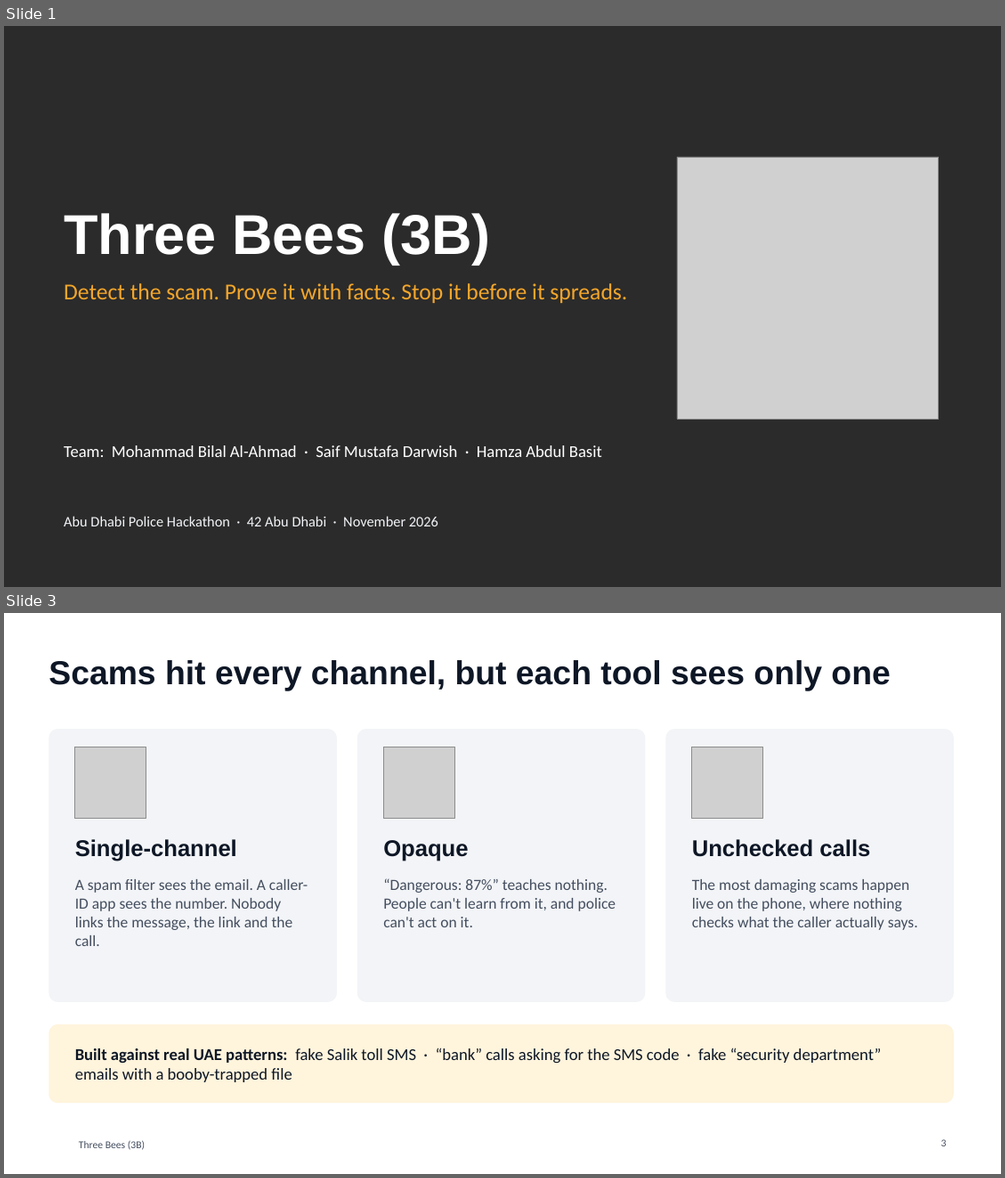
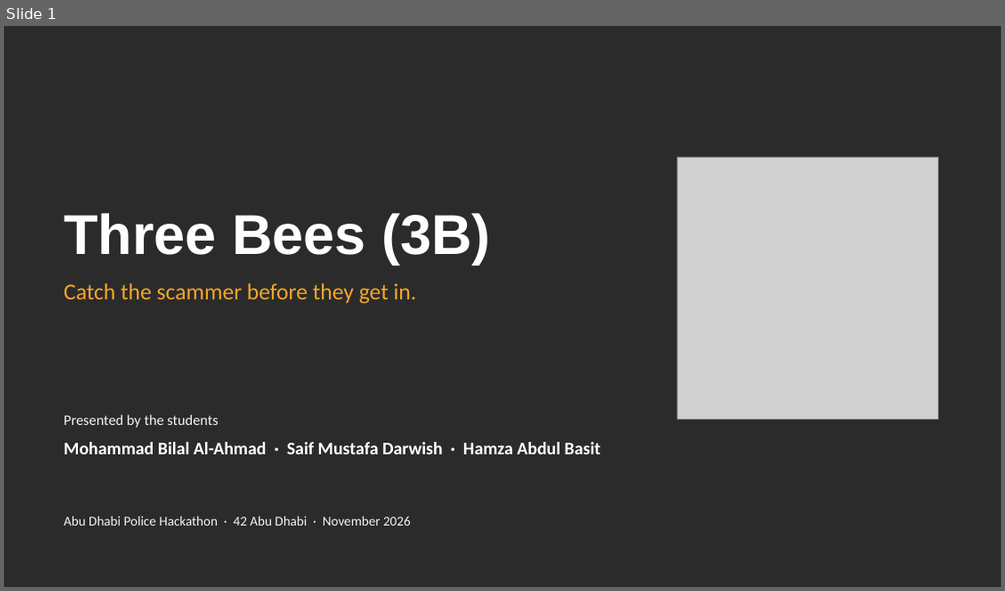
Before and after one commit to Mezx-1/three-bees, a slide deck: docs/presentation/ThreeBees_3B.pptx. Shown one above the other, each under a label of ours: slides 1 and 3 before the commit, slide 1 after it; the slides between them are not shown. The pictures are 1005x1178 and 1005x591 pixels, drawn with LibreOffice and Linux fonts; fonts in the diff are those of the drawing; grey boxes stand for pictures; background and template pictures are left out; a plain dark background stands for a picture behind light text. Boxes give left, top, right and bottom in pixels: in the first picture for what was removed or moved away, otherwise in the second. Text is boxed around its words. In the diff, an @@ line names an element or a change of style, - is before the commit and + after.

```diff
--- a/docs/presentation/ThreeBees_3B.pptx
+++ b/docs/presentation/ThreeBees_3B.pptx
@@ slide 3 removed at [4,613,1001,1174], background #FFFFFF @@
@@ title removed at [48,660,890,690] @@
-Scams hit every channel, but each tool sees only one
@@ rounded rectangle removed at [48,729,337,1002] @@
@@ rounded rectangle removed at [357,729,645,1002] @@
@@ rounded rectangle removed at [666,729,954,1002] @@
@@ picture removed at [75,747,146,818] @@
@@ picture removed at [384,747,455,818] @@
@@ picture removed at [692,747,763,818] @@
@@ text removed at [75,839,237,861] @@
-Single-channel
@@ text removed at [383,840,468,861] @@
-Opaque
@@ text removed at [692,839,870,857] @@
-Unchecked calls
@@ text removed at [75,879,307,946] @@
-A spam filter sees the email. A caller-ID app sees the number. Nobody links the message, the link and the call.
@@ text removed at [383,878,616,927] @@
-“Dangerous: 87%” teaches nothing. People can't learn from it, and police can't act on it.
@@ text removed at [692,879,918,930] @@
-The most damaging scams happen live on the phone, where nothing checks what the caller actually says.
@@ rounded rectangle removed at [48,1024,954,1103] @@
@@ text removed at [75,1047,882,1082] @@
-Built against real UAE patterns: fake Salik toll SMS · “bank” calls asking for the SMS code · fake “security department” emails with a booby-trapped file
@@ text removed at [79,1140,145,1150] @@
-Three Bees (3B)
@@ page number removed at [941,1139,947,1146] @@
-3
@@ slide 1 changed as well @@
@@ text at [64,283,417,304]: text changed @@
-Detect the scam. Prove it with facts. Stop it before it spreads.
+Catch the scammer before they get in.
@@ text added at [64,414,218,427], 14 pt, text #F2F4F7 @@
+Presented by the students
@@ text at [64,442,601,454]: text changed; size 16 to 17 pt; bold on @@
-Team: Mohammad Bilal Al-Ahmad · Saif Mustafa Darwish · Hamza Abdul Basit
+Mohammad Bilal Al-Ahmad · Saif Mustafa Darwish · Hamza Abdul Basit
@@ text "Abu Dhabi Police Hackathon · ..." at [64,516,411,525]: size 14 to 13 pt @@
```
Also in this commit, not shown: 2 other slides changed, 11 slides added, 8 other slides removed.
